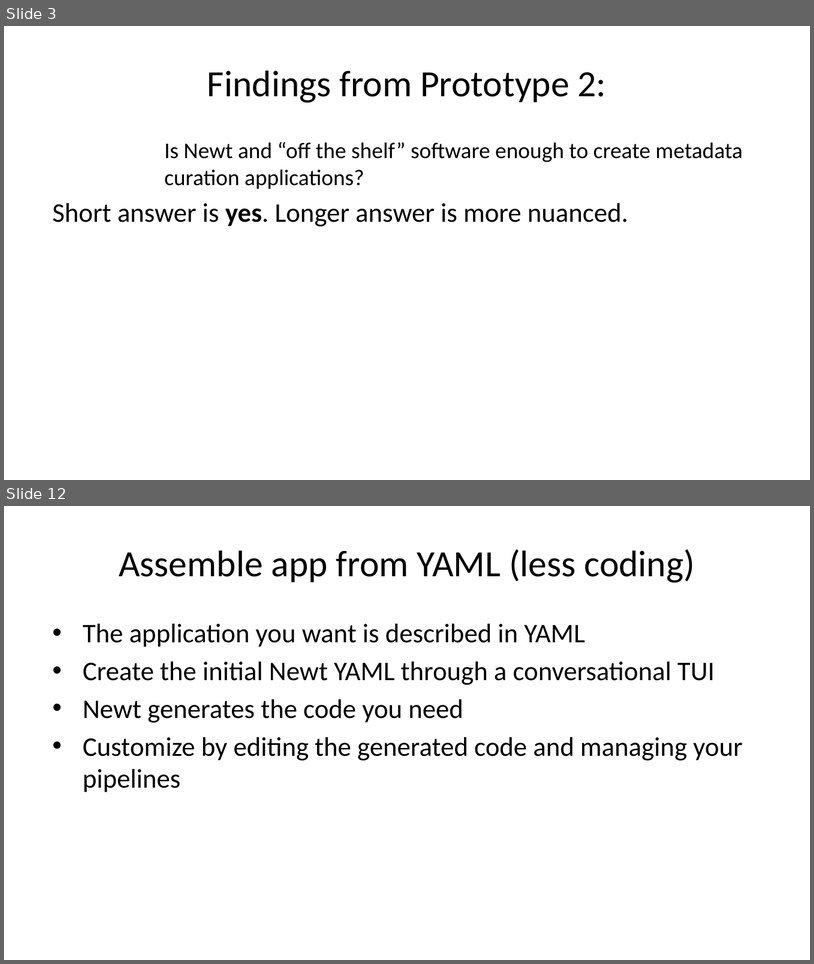
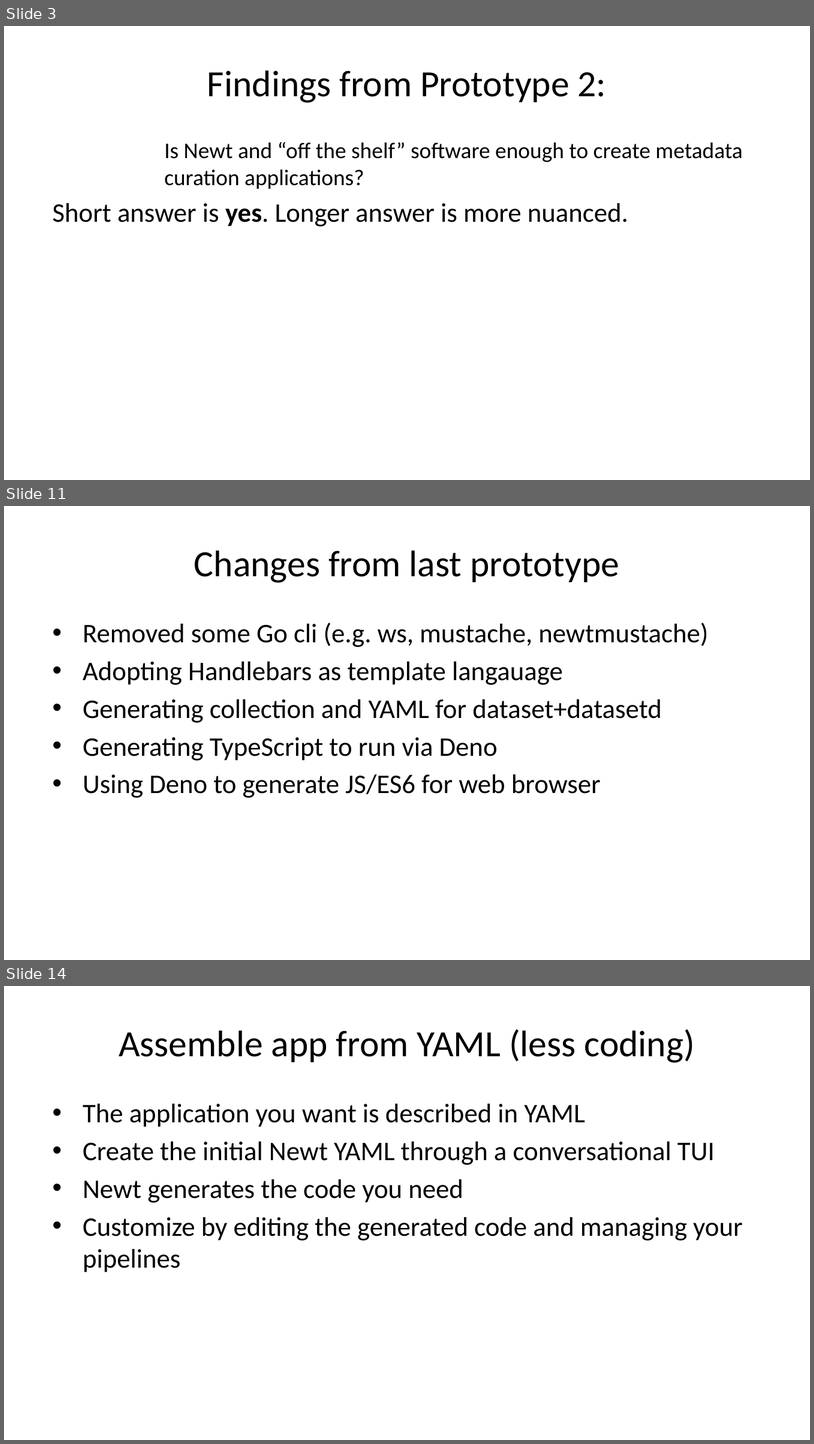
Before and after one commit to caltechlibrary/newt, a slide deck: presentation3/newt-p3.pptx. Shown one above the other, each under a label of ours: slides 3 and 12 before the commit, slides 3, 11 and 14 after it; the slides between them are not shown. The pictures are 814x964 and 814x1444 pixels, drawn with LibreOffice and Linux fonts; fonts in the diff are those of the drawing. Boxes give left, top, right and bottom in pixels: in the first picture for what was removed or moved away, otherwise in the second. Text is boxed around its words. In the diff, an @@ line names an element or a change of style, - is before the commit and + after.

```diff
--- a/presentation3/newt-p3.pptx
+++ b/presentation3/newt-p3.pptx
@@ slide 11 added at box(4, 506, 810, 960), background #FFFFFF @@
@@ title added at box(194, 550, 620, 583), 33 pt, text #000000 @@
+Changes from last prototype
@@ text added at box(83, 622, 708, 798), 24 pt, text #000000 @@
+• Removed some Go cli (e.g. ws, mustache, newtmustache)
+• Adopting Handlebars as template langauage
+• Generating collection and YAML for dataset+datasetd
+• Generating TypeScript to run via Deno
+• Using Deno to generate JS/ES6 for web browser
@@ what was slide 12 is now slide 14 @@
```
Also in this commit, not shown: 17 slides changed, 2 other slides added, 3 slides removed, 21 other files.
